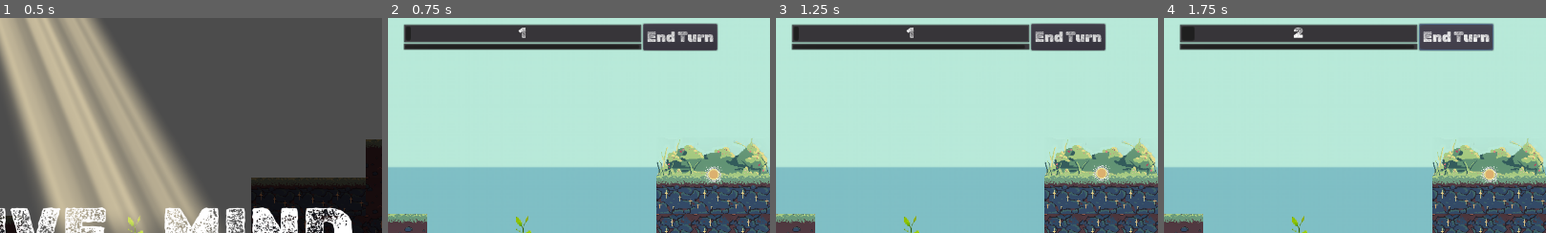
Above: before the commit, frames 1-4 (left to right).
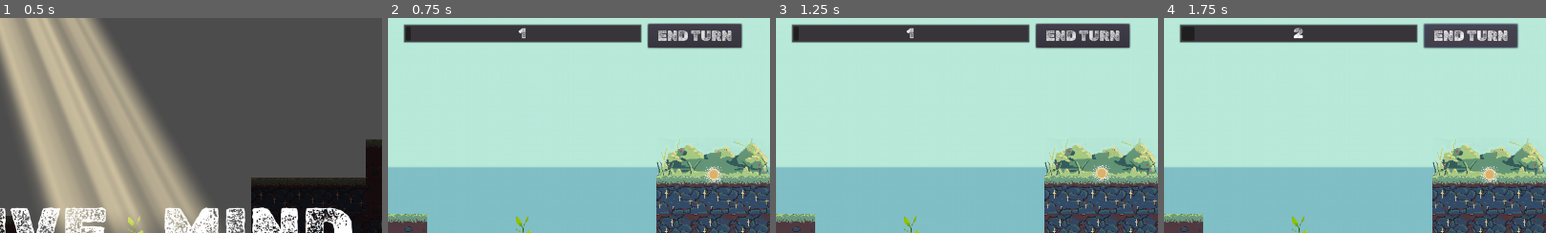
Above: after the commit, the same moments.

Repository: Gouellie/Roots
Game: Godot game, scene res://src/screens/main_menu.tscn
Two runs of this game, one before a commit and one after it. Both use one fixed random seed, a clock stepped at 60 frames per second and the inputs below.
Inputs:
- Up to frame 1 (0.5 s): no input
- Up to frame 2 (0.75 s): click "NEW GAME" at 0.5 s
- Up to frame 3 (1.25 s): no input
- Up to frame 4 (1.75 s): click "End Turn" (after the commit: "END TURN") at 1.25 s
The pictures show only the part of the screen within x 32-82%, y 0-50%; the shares and areas given below are measured in that part.

Frame 1 is identical in both runs. In frame 2, 4.3% of the frame differs, in the area x 4-93%, y 2-16%; in frame 3, 4.3%; in frame 4, 4.4%.

Commit message:
disabled timer per turn

Diff:
--- a/src/scripts/turns/turn_manager.gd
+++ b/src/scripts/turns/turn_manager.gd
@@ -22,13 +22,14 @@
 	return time_remaining
 
 func _process(delta):
-	if step != Turns.STEP_ORDER.placing:
-		return
-
-	set_time_remaining(time_remaining - delta)
-
-	if time_remaining <= 0:
-		_start_end_turn_sequence()
+	pass
+#	if step != Turns.STEP_ORDER.placing:
+#		return
+#
+#	set_time_remaining(time_remaining - delta)
+#
+#	if time_remaining <= 0:
+#		_start_end_turn_sequence()
 
 func _ready():
 	Turns.emit_signal("turn_manager_initialized", self)
--- a/src/ui/turns/turn_panel.tscn
+++ b/src/ui/turns/turn_panel.tscn
@@ -1,6 +1,7 @@
-[gd_scene load_steps=2 format=2]
+[gd_scene load_steps=3 format=2]
 
 [ext_resource path="res://src/ui/turns/turn_panel.gd" type="Script" id=1]
+[ext_resource path="res://assets/theme/main_theme.tres" type="Theme" id=2]
 
 [node name="TurnPanel" type="Control"]
 anchor_right = 1.0
@@ -9,22 +10,23 @@
 script = ExtResource( 1 )
 
 [node name="EndTurn_Button" type="Button" parent="."]
-margin_left = 832.0
-margin_right = 899.0
-margin_bottom = 44.0
-text = "End Turn"
+margin_left = 840.0
+margin_right = 997.0
+margin_bottom = 40.0
+theme = ExtResource( 2 )
+text = "END TURN"
 
 [node name="VBoxContainer" type="VBoxContainer" parent="."]
 anchor_left = 0.5
 anchor_right = 0.5
 margin_left = -200.0
 margin_right = 200.0
-margin_bottom = 44.0
+margin_bottom = 40.0
 custom_constants/separation = 0
 
 [node name="CurrentTurnBar" type="ProgressBar" parent="VBoxContainer"]
 margin_right = 400.0
-margin_bottom = 32.0
+margin_bottom = 40.0
 grow_horizontal = 2
 grow_vertical = 2
 rect_min_size = Vector2( 0, 32 )
@@ -34,6 +36,7 @@
 percent_visible = false
 
 [node name="TimeRemainingBar" type="ProgressBar" parent="VBoxContainer"]
+visible = false
 margin_top = 32.0
 margin_right = 400.0
 margin_bottom = 44.0
@@ -49,7 +52,8 @@
 anchor_right = 0.5
 margin_left = -20.0
 margin_right = 20.0
-margin_bottom = 27.0
+margin_bottom = 32.0
+theme = ExtResource( 2 )
 text = "0"
 align = 1
 valign = 1
